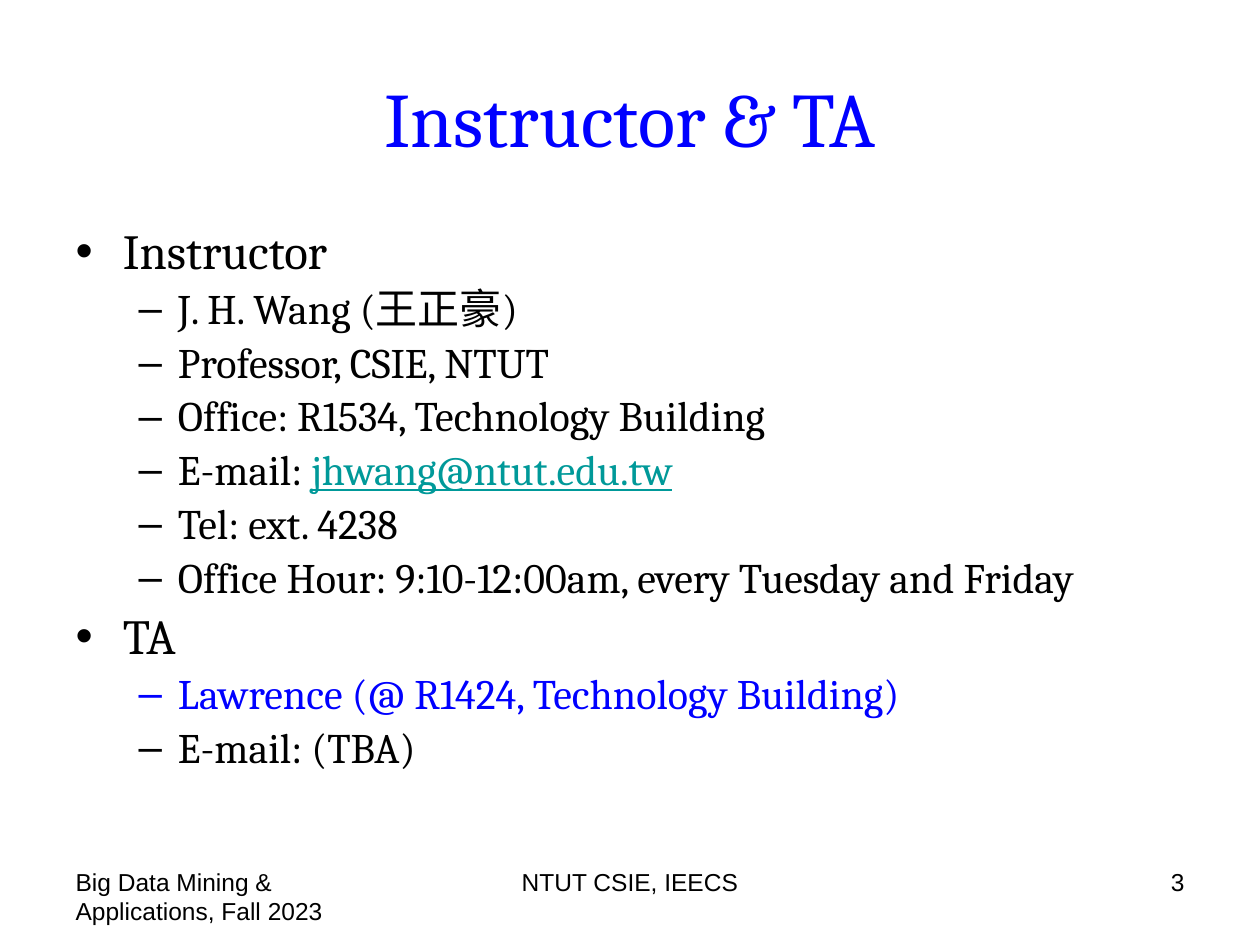
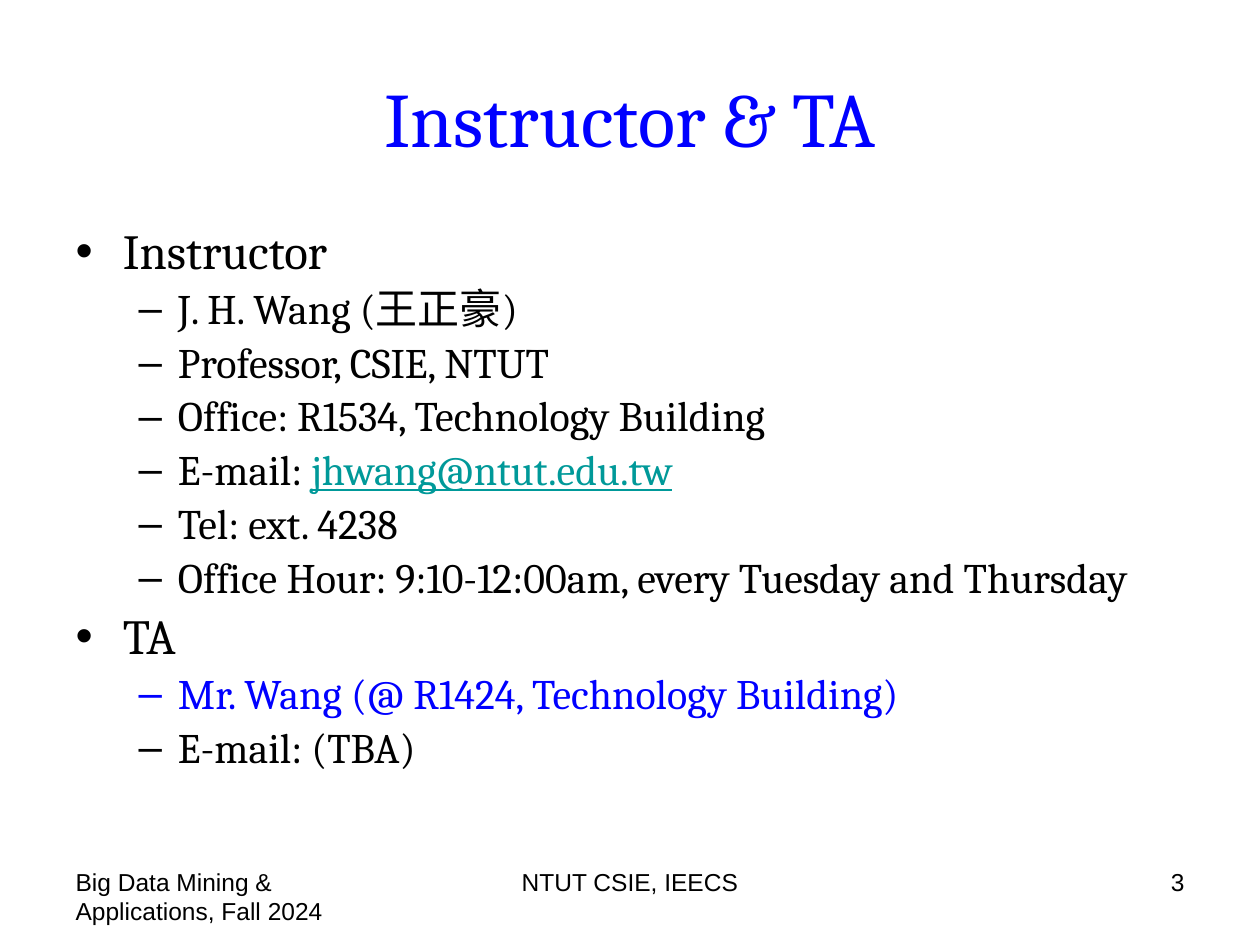
Before and after one commit to chriswjh/chriswjh.github.io, a slide deck: slide 3 of BDM/00-overview.pptx. Drawn at 1260x945 pixels with LibreOffice and Linux fonts; fonts in the diff are those of the drawing. Boxes give left, top, right and bottom in pixels: in the first picture for what was removed or moved away, otherwise in the second. Text is boxed around its words. In the diff, an @@ line names an element or a change of style, - is before the commit and + after.

```diff
--- a/BDM/00-overview.pptx
+++ b/BDM/00-overview.pptx
@@ text at bbox=[178, 563, 1128, 602]: text changed @@
-  – Office Hour: 9:10-12:00am, every Tuesday and Friday
+  – Office Hour: 9:10-12:00am, every Tuesday and Thursday
@@ text at bbox=[178, 679, 898, 719]: text changed @@
-  – Lawrence (@ R1424, Technology Building)
+  – Mr. Wang (@ R1424, Technology Building)
@@ text at bbox=[76, 873, 323, 925]: text changed @@
-Big Data Mining & Applications, Fall 2023
+Big Data Mining & Applications, Fall 2024
```
Also in this commit, not shown: 53 other slides changed, 3 slides added.
